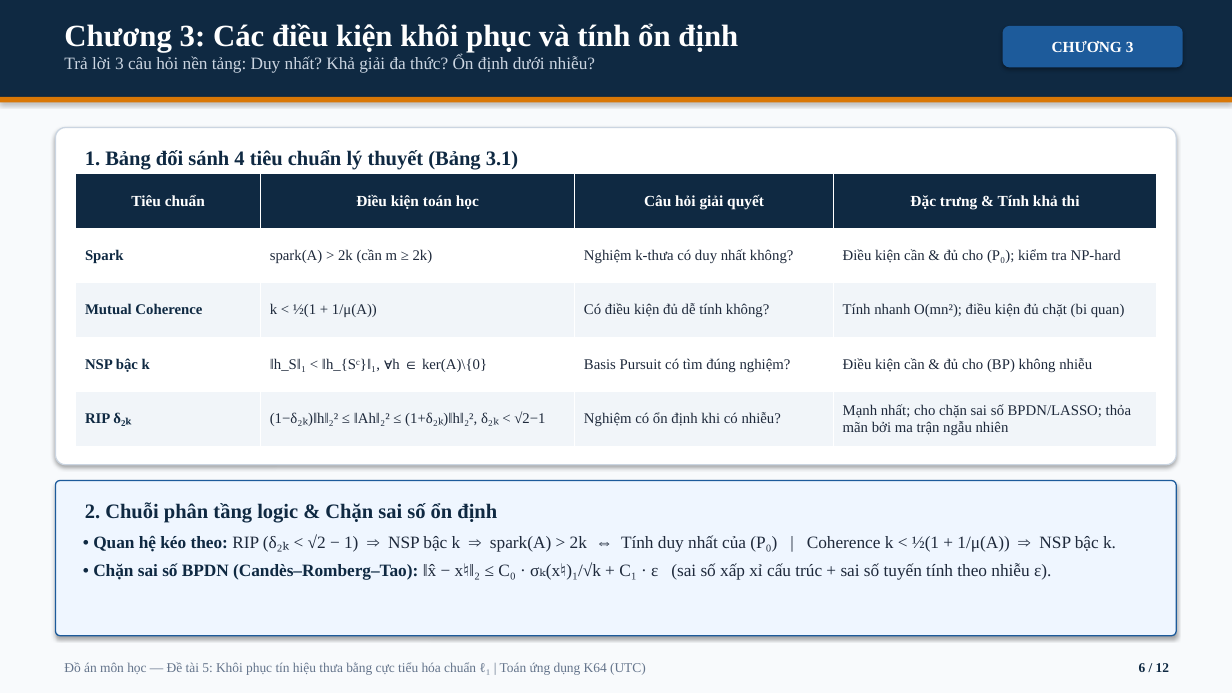
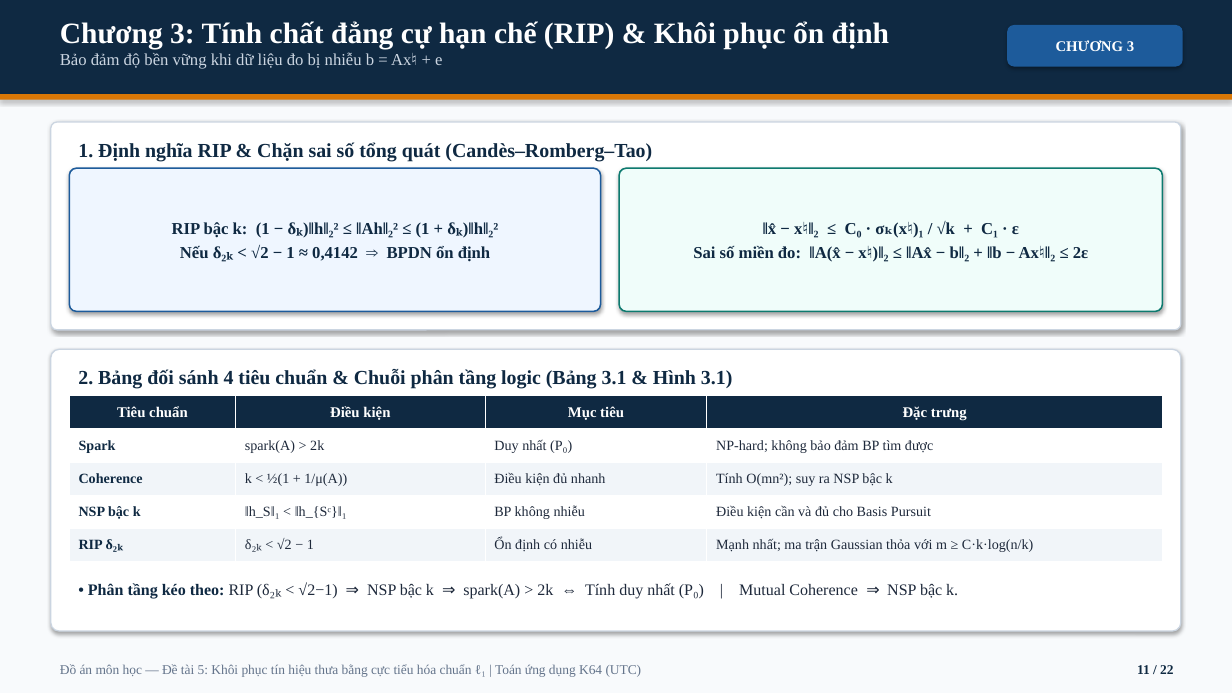
Before and after one commit to Daisme12/Do_an_mon, a slide deck: slide 11 of Thuyet_trinh_De_tai_5.pptx (slide 6 before the commit). Drawn at 1232x693 pixels with LibreOffice and Linux fonts; fonts in the diff are those of the drawing. Boxes give left, top, right and bottom in pixels: in the first picture for what was removed or moved away, otherwise in the second. Text is boxed around its words. In the diff, an @@ line names an element or a change of style, - is before the commit and + after.

Commit message:
Mở rộng slide thuyết trình lên 22 trang: đầy đủ công thức toán, code Python và toàn bộ kết quả thực nghiệm

```diff
--- a/Thuyet_trinh_De_tai_5.pptx
+++ b/Thuyet_trinh_De_tai_5.pptx
@@ text at box(60, 21, 889, 69): text changed; size 13.5 to 23 pt; text colour #CBD5E1 to #FFFFFF; bold on @@
-Chương 3: Các điều kiện khôi phục và tính ổn định
-Trả lời 3 câu hỏi nền tảng: Duy nhất? Khả giải đa thức? Ổn định dưới nhiễu?
+Chương 3: Tính chất đẳng cự hạn chế (RIP) & Khôi phục ổn định
+Bảo đảm độ bền vững khi dữ liệu đo bị nhiễu b = Ax♮ + e
@@ rounded rectangle "CHƯƠNG 3": place and size @@
-rounded rectangle "CHƯƠNG 3" at box(1003, 26, 1183, 67)
+rounded rectangle "CHƯƠNG 3" at box(1007, 25, 1183, 67)
@@ rounded rectangle "CHƯƠNG 3" at box(1007, 25, 1183, 67): size 12 to 11.5 pt @@
@@ rounded rectangle: place and size @@
-rounded rectangle at box(55, 128, 1177, 465)
+rounded rectangle at box(51, 122, 1181, 330)
@@ text added at box(78, 142, 652, 162), 15.5 pt, text #0F2942, bold @@
+1. Định nghĩa RIP & Chặn sai số tổng quát (Candès–Romberg–Tao)
@@ rounded rectangle added at box(69, 168, 601, 311), fill #EFF6FF, outline #1D5B9B 1.2 pt, 13 pt, text #0F2942, bold @@
+RIP bậc k: (1 − δₖ)‖h‖₂² ≤ ‖Ah‖₂² ≤ (1 + δₖ)‖h‖₂²
+Nếu δ₂ₖ < √2 − 1 ≈ 0,4142 ⇒ BPDN ổn định
@@ table removed at box(76, 174, 1157, 446), 5 rows, 4 columns @@
-Tiêu chuẩn | Điều kiện toán học | Câu hỏi giải quyết | Đặc trưng & Tính khả thi
-Spark | spark(A) > 2k (cần m ≥ 2k) | Nghiệm k-thưa có duy nhất không? | Điều kiện cần & đủ cho (P₀); kiểm tra NP-hard
-Mutual Coherence | k < ½(1 + 1/μ(A)) | Có điều kiện đủ dễ tính không? | Tính nhanh O(mn²); điều kiện đủ chặt (bi quan)
-NSP bậc k | ‖h_S‖₁ < ‖h_{Sᶜ}‖₁, ∀h ∈ ker(A)\{0} | Basis Pursuit có tìm đúng nghiệm? | Điều kiện cần & đủ cho (BP) không nhiễu
-RIP δ₂ₖ | (1−δ₂ₖ)‖h‖₂² ≤ ‖Ah‖₂² ≤ (1+δ₂ₖ)‖h‖₂², δ₂ₖ < √2−1 | Nghiệm có ổn định khi có nhiễu? | Mạnh nhất; cho chặn sai số BPDN/LASSO; thỏa mãn bởi ma trận ngẫu nhiên
@@ rounded rectangle added at box(619, 168, 1163, 311), fill #F0FDFA, outline #0D7A6F 1.2 pt, 13 pt, text #0F2942, bold @@
+‖x̂ − x♮‖₂ ≤ C₀ · σₖ(x♮)₁ / √k + C₁ · ε
+Sai số miền đo: ‖A(x̂ − x♮)‖₂ ≤ ‖Ax̂ − b‖₂ + ‖b − Ax♮‖₂ ≤ 2ε
@@ rounded rectangle: place and size @@
-rounded rectangle at box(55, 481, 1177, 636)
+rounded rectangle at box(51, 349, 1181, 631)
@@ rounded rectangle at box(51, 349, 1181, 631): fill #EFF6FF to #FFFFFF; outline #1D5B9B 1 pt to #CBD5E1 1 pt @@
@@ text at box(78, 369, 732, 389): text changed; size 16 to 15.5 pt @@
-1. Bảng đối sánh 4 tiêu chuẩn lý thuyết (Bảng 3.1)
+2. Bảng đối sánh 4 tiêu chuẩn & Chuỗi phân tầng logic (Bảng 3.1 & Hình 3.1)
@@ table added at box(69, 396, 1163, 562), 5 rows, 4 columns @@
+Tiêu chuẩn | Điều kiện | Mục tiêu | Đặc trưng
+Spark | spark(A) > 2k | Duy nhất (P₀) | NP-hard; không bảo đảm BP tìm được
+Coherence | k < ½(1 + 1/μ(A)) | Điều kiện đủ nhanh | Tính O(mn²); suy ra NSP bậc k
+NSP bậc k | ‖h_S‖₁ < ‖h_{Sᶜ}‖₁ | BP không nhiễu | Điều kiện cần và đủ cho Basis Pursuit
+RIP δ₂ₖ | δ₂ₖ < √2 − 1 | Ổn định có nhiễu | Mạnh nhất; ma trận Gaussian thỏa với m ≥ C·k·log(n/k)
@@ text removed at box(85, 502, 497, 523) @@
-2. Chuỗi phân tầng logic & Chặn sai số ổn định
@@ text at box(88, 582, 958, 599): text changed; size 13.5 to 12.5 pt @@
-• Quan hệ kéo theo: RIP (δ₂ₖ < √2 − 1) ⇒ NSP bậc k ⇒ spark(A) > 2k ⇔ Tính duy nhất của (P₀) | Coherence k < ½(1 + 1/μ(A)) ⇒ NSP bậc k.
-• Chặn sai số BPDN (Candès–Romberg–Tao): ‖x̂ − x♮‖₂ ≤ C₀ · σₖ(x♮)₁/√k + C₁ · ε (sai số xấp xỉ cấu trúc + sai số tuyến tính theo nhiễu ε).
+• Phân tầng kéo theo: RIP (δ₂ₖ < √2−1) ⇒ NSP bậc k ⇒ spark(A) > 2k ⇔ Tính duy nhất (P₀) | Mutual Coherence ⇒ NSP bậc k.
@@ text "Đồ án môn học — ...": place and size @@
-text "Đồ án môn học — ..." at box(64, 662, 646, 675)
+text "Đồ án môn học — ..." at box(60, 664, 642, 677)
@@ text added at box(1137, 665, 1173, 674), 10.5 pt, text #0F2942, bold @@
+11 / 22
@@ text removed at box(1139, 663, 1169, 672) @@
-6 / 12
```
Also in this commit, not shown: 6 other slides changed, 15 slides added, 5 slides removed.
